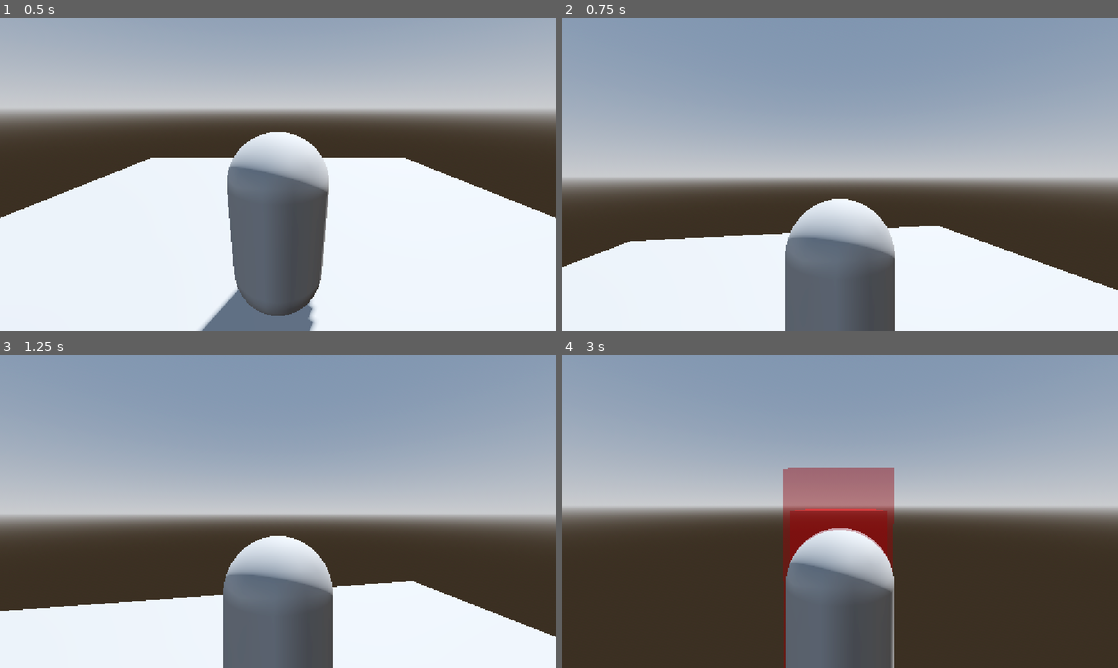
Above: before the commit, frames 1-4 (two rows, left to right).
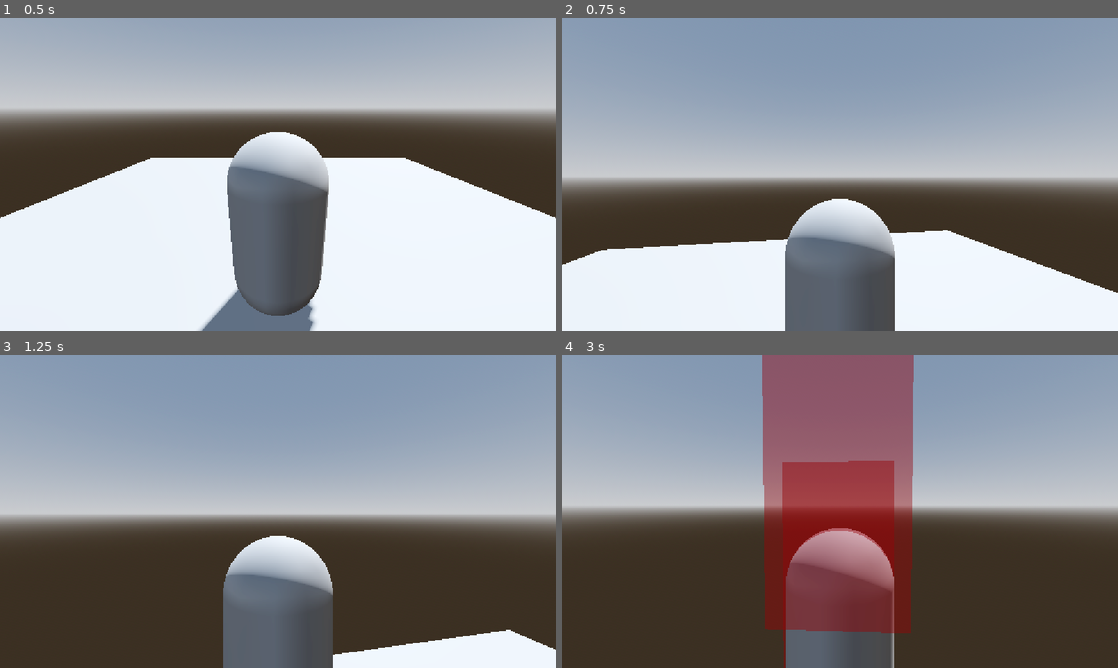
Above: after the commit, the same moments.

Repository: Virus01Official/forgotten_rewrite
Game: Godot game, scene res://main.tscn
Same seed, same stepped clock (60 frames per second), same inputs: the game is played once before the commit and once after it.
Inputs (mouse positions are in pixels of both pictures, inside the frame that each line leads up to):
- Up to frame 1 (0.5 s): no input
- Up to frame 2 (0.75 s): move the mouse to (867, 174) at 0.52 s; hold Up (ui_up) from 0.53 s (still down); hold Shift (Sprint, bound only after the commit) from 0.53 s (still down)
- Up to frame 3 (1.25 s): keep holding Up (ui_up); keep holding Shift (Sprint, bound only after the commit)
- Up to frame 4 (3 s): keep holding Up (ui_up); move the mouse to (812, 511) at 1.27 s; release Shift (Sprint, bound only after the commit) at 1.28 s; tap Q (Ability1) at 1.35 s; tap Shift (Sprint, bound only after the commit) at 1.55 s; move the mouse to (851, 505) at 2.02 s; hold Shift (Sprint, bound only after the commit) 2.03-2.78 s; tap E (Ability2) at 2.1 s; tap Enter at 2.75 s; move the mouse to (834, 517) at 2.77 s; click (834, 517) at 2.85 s

Frame 1 is identical in both runs. In frame 2, 1.1% of the frame differs, in the area x 0-100%, y 66-88%; in frame 3, 14%; in frame 4, 22%, in the area x 36-64%, y 0-92%.

Commit message:
small changes

Diff:
--- a/data/survivors/chance.json
+++ b/data/survivors/chance.json
@@ -3,49 +3,49 @@
   "display_name": "Chance",
   "type": "survivor",
   "stats": {
-    "health": 80,
-    "stamina": 100,
-    "walk_speed": 5.0,
-    "sprint_speed": 9.0
+	"health": 80,
+	"stamina": 100,
+	"walk_speed": 5.0,
+	"sprint_speed": 9.0
   },
   "abilities": [
-    {
-      "id": "ability1",
-      "name": "Lucky Draw",
-      "icon": "res://assets/textures/abilityTemplate.png",
-      "cooldown": 0.0,
-      "type": "luck_token",
-      "description": "50% chance to gain a luck token, 50% chance to gain weakness"
-    },
-    {
-      "id": "ability2",
-      "name": "Russian Roulette",
-      "icon": "res://assets/textures/abilityTemplate.png",
-      "cooldown": 0.0,
-      "type": "gun_shot",
-      "damage": 30,
-      "self_damage": 60,
-      "description": "33% chance to shoot killer, 33% chance to hurt yourself, 33% chance to misfire"
-    },
-    {
-      "id": "ability3",
-      "name": "Health Gamble",
-      "icon": "res://assets/textures/abilityTemplate.png",
-      "cooldown": 0.0,
-      "type": "health_gamble",
-      "min_health": 60,
-      "max_health": 300,
-      "requires_tokens": 1,
-      "description": "Randomize your max health (requires 1 luck token)"
-    },
-    {
-      "id": "ability4",
-      "name": "Reset",
-      "icon": "res://assets/textures/abilityTemplate.png",
-      "cooldown": 0.0,
-      "type": "reset",
-      "requires_tokens": 3,
-      "description": "Reset luck tokens and weakness (requires 3 tokens)"
-    }
+	{
+	  "id": "ability1",
+	  "name": "Lucky Draw",
+	  "icon": "res://assets/textures/abilityTemplate.png",
+	  "cooldown": 0.0,
+	  "type": "luck_token",
+	  "description": "50% chance to gain a luck token, 50% chance to gain weakness"
+	},
+	{
+	  "id": "ability2",
+	  "name": "Russian Roulette",
+	  "icon": "res://assets/textures/abilityTemplate.png",
+	  "cooldown": 0.0,
+	  "type": "gun_shot",
+	  "damage": 30,
+	  "self_damage": 60,
+	  "description": "33% chance to shoot killer, 33% chance to hurt yourself, 33% chance to misfire"
+	},
+	{
+	  "id": "ability3",
+	  "name": "Health Gamble",
+	  "icon": "res://assets/textures/abilityTemplate.png",
+	  "cooldown": 0.0,
+	  "type": "health_gamble",
+	  "min_health": 60,
+	  "max_health": 300,
+	  "requires_tokens": 1,
+	  "description": "Randomize your max health (requires 1 luck token)"
+	},
+	{
+	  "id": "ability4",
+	  "name": "Reset",
+	  "icon": "res://assets/textures/abilityTemplate.png",
+	  "cooldown": 0.0,
+	  "type": "reset",
+	  "requires_tokens": 3,
+	  "description": "Reset luck tokens and weakness (requires 3 tokens)"
+	}
   ]
 }
--- a/project.godot
+++ b/project.godot
@@ -86,6 +86,11 @@
 "events": [Object(InputEventKey,"resource_local_to_scene":false,"resource_name":"","device":-1,"window_id":0,"alt_press …(192 unchanged characters)…
 ]
 }
+Sprint={
+"deadzone": 0.2,
+"events": [Object(InputEventKey,"resource_local_to_scene":false,"resource_name":"","device":-1,"window_id":0,"alt_pressed":false,"shift_pressed":false,"ctrl_pressed":false,"meta_pressed":false,"pressed":false,"keycode":0,"physical_keycode":4194325,"key_label":0,"unicode":0,"location":0,"echo":false,"script":null)
+]
+}
 
 [physics]
 
--- a/scripts/char_data.gd
+++ b/scripts/char_data.gd
@@ -9,7 +9,6 @@
 var skins     : Dictionary = {}
 
 signal data_loaded
-
 
 func _ready() -> void:
 	_load_all()
@@ -46,7 +45,6 @@
 	print("[GameData] Loaded %d survivor(s), %d killer(s), %d skin(s)." % [
 		survivors.size(), killers.size(), skins.size()
 	])
-
 
 func _load_directory(dir_path: String) -> Dictionary:
 	var registry: Dictionary = {}
--- a/scripts/player.gd
+++ b/scripts/player.gd
@@ -2,11 +2,14 @@
 
 @export var hitboxes: PackedScene
 
-var SPEED = 5.0
+const WALK_SPEED = 5.0
+const SPRINT_SPEED = 9.0
 const MOUSE_SENSITIVITY = 0.003
 
 var malice = 1
 var is_Killer = false
+
+var current_speed = WALK_SPEED
 
 @onready var camera: Camera3D = $Camera3D
 @onready var first_person_cam: Camera3D = $FirstPersonCam
@@ -19,12 +22,21 @@
 var equipped_ability1 = ""
 var equipped_ability2 = ""
 
+var coins = 0
+
 var pitch: float = 0.0
 var cam = false
 
 var MAX_STAMINA = 100.0
+const STAMINA_DRAIN = 25.0
+const STAMINA_RECOVER = 15.0
+const STAMINA_RECOVER_EXHAUSTED = 5
+
 var stamina: float = MAX_STAMINA
 var is_sprinting: bool = false
+
+var exhausted: bool = false
+var sprint_needs_reset: bool = false
 
 @onready var raycast = $RayCast3D
 
@@ -67,6 +79,11 @@
 		await get_tree().create_timer(0.5).timeout
 		abilityTimer_timeout()
 
+	if Input.is_action_pressed("Sprint") and not exhausted and not sprint_needs_reset:
+		is_sprinting = true
+	else:
+		is_sprinting = false
+
 	if Input.is_action_just_pressed("Ability2") and not usingAbility and not _is_on_cooldown("Ability2"):
 		Ability_Component._activate_ability("Ability2")
 		_start_cooldown("Ability2", COOLDOWN_ABILITY2)
@@ -93,14 +110,25 @@
 		await get_tree().create_timer(0.5).timeout
 		abilityTimer_timeout()
 
+	if is_sprinting:
+		current_speed = SPRINT_SPEED
+		stamina = max(stamina - STAMINA_DRAIN * delta, 0.0)
+	else:
+		if exhausted:
+			stamina = min(stamina + STAMINA_RECOVER_EXHAUSTED * delta, MAX_STAMINA)
+			if stamina >= MAX_STAMINA * 0.25:
+				exhausted = false
+		else:
+			stamina = min(stamina + STAMINA_RECOVER * delta, MAX_STAMINA)
+
 	var input_dir := Input.get_vector("ui_left", "ui_right", "ui_up", "ui_down")
 	var direction := (transform.basis * Vector3(input_dir.x, 0, input_dir.y)).normalized()
 	if direction:
-		velocity.x = direction.x * SPEED
-		velocity.z = direction.z * SPEED
+		velocity.x = direction.x * current_speed
+		velocity.z = direction.z * current_speed
 	else:
-		velocity.x = move_toward(velocity.x, 0, SPEED)
-		velocity.z = move_toward(velocity.z, 0, SPEED)
+		velocity.x = move_toward(velocity.x, 0, WALK_SPEED)
+		velocity.z = move_toward(velocity.z, 0, WALK_SPEED)
 	move_and_slide()
 
 func try_interact(collider: Area3D):
